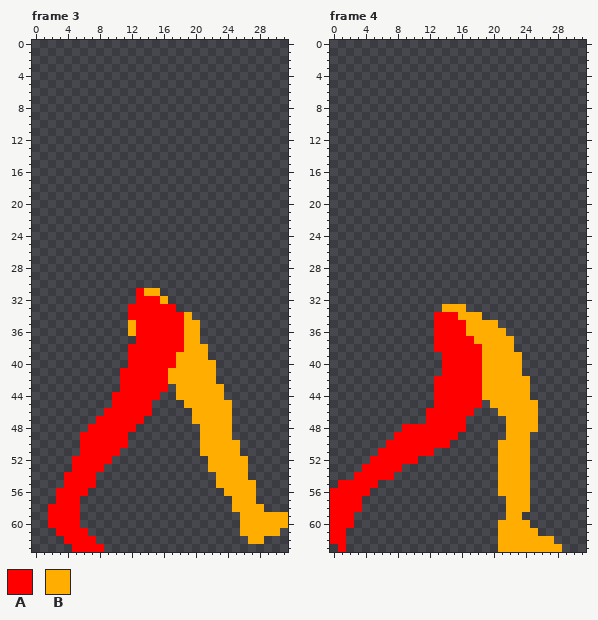
A pixel-art file gets an edit: Graphics/player/new-player-walk-animation.aseprite. That is the earlier state.
32x64 pixels, 9 frames. Shown: frame 3, frame 4. The commit also changed other frames, which this record leaves out.
Visible layers, top first: "right leg", "left leg".
Palette (. is transparent): A #ff0000  B #ffad00
Pixels before, frame 3, first column x 2:
31 ...........ABB................
32 ...........AAAB...............
33 ..........AAAAAA..............
34 ..........AAAAAAAB............
35 ..........BAAAAAABB...........
36 ..........BAAAAAABB...........
37 ...........AAAAAABB...........
38 ..........AAAAAAABBB..........
39 ..........AAAAAABBBB..........
40 ..........AAAAAABBBBB.........
41 .........AAAAAABBBBBB.........
42 .........AAAAAABBBBBB.........
43 .........AAAAAA.BBBBBB........
44 ........AAAAAA..BBBBBB........
45 ........AAAAA....BBBBBB.......
46 .......AAAAAA.....BBBBB.......
47 ......AAAAAA......BBBBB.......
48 .....AAAAAA........BBBB.......
49 ....AAAAAA.........BBBB.......
50 ....AAAAAA.........BBBBB......
51 ....AAAAA..........BBBBB......
52 ...AAAAA............BBBBB.....
53 ...AAAA.............BBBBB.....
54 ..AAAA...............BBBB.....
55 ..AAAA...............BBBBB....
56 .AAAA.................BBBB....
57 .AAA...................BBB....
58 AAAA...................BBBB...
59 AAAA....................BBBBBB
60 AAAA....................BBBBBB
61 .AAAA...................BBBBB.
62 ..AAAA...................BB...
63 ...AAAA.......................
Pixels before, frame 4, first column x 0:
33 ..............BBB............
34 .............AAABBB..........
35 .............AAAABBBB........
36 .............AAAABBBBB.......
37 .............AAAAABBBBB......
38 .............AAAAAABBBB......
39 ..............AAAAABBBBB.....
40 ..............AAAAABBBBB.....
41 ..............AAAAABBBBB.....
42 .............AAAAAABBBBBB....
43 .............AAAAAABBBBBB....
44 .............AAAAAABBBBBB....
45 .............AAAAAA.BBBBBB...
46 ............AAAAAA...BBBBB...
47 ............AAAAA.....BBBB...
48 .........AAAAAAAA.....BBBB...
49 ........AAAAAAAA......BBB....
50 .......AAAAAAAA......BBBB....
51 ......AAAAAAA........BBBB....
52 .....AAAAAA..........BBBB....
53 ....AAAAA............BBBB....
54 ...AAAAA.............BBBB....
55 .AAAAA...............BBBB....
56 AAAAA................BBBB....
57 AAAA..................BBB....
58 AAAA..................BBB....
59 AAA...................BB.....
60 AAA..................BBBB....
61 AA...................BBBBB...
62 AA...................BBBBBBB.
63 .A...................BBBBBBBB
The same view after the edit:
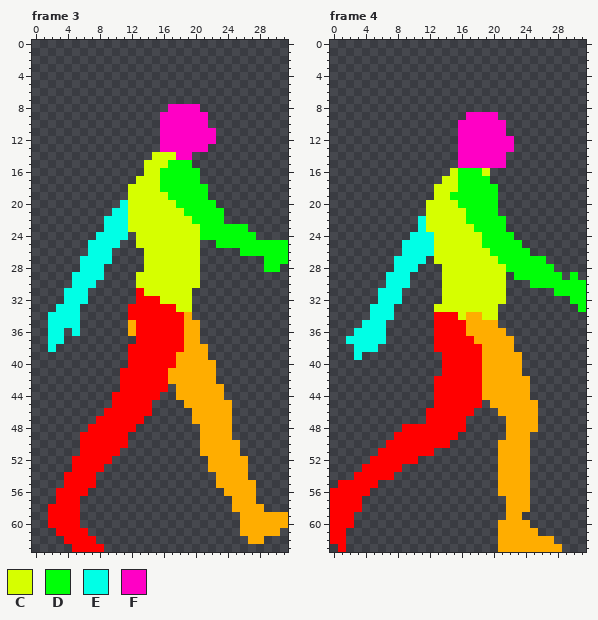
Colours new in this view: C #d6ff00  D #00ff08  E #00ffe6  F #ff00c5
Difference:
layer "left arm" now shown
layer "head" now shown
layer "torso" now shown
layer "right arm" now shown
Changed rows in their new state; - is an unchanged pixel.
Frame 3:
first column x 2:
 8 ---------------FFFF-----------
 9 --------------FFFFFF----------
10 --------------FFFFFF----------
11 --------------FFFFFFF---------
12 --------------FFFFFFF---------
13 --------------FFFFFF----------
14 -------------CCCFF------------
15 ------------CCCDDD------------
16 ------------CCDDDDD-----------
17 -----------CCCDDDDD-----------
18 ----------CCCCDDDDDD----------
19 ----------CCCCCDDDDD----------
20 ---------ECCCCCCDDDDD---------
21 --------EECCCCCCCDDDDD--------
22 -------EEECCCCCCCCDDDD--------
23 -------EEECCCCCCCCCDDDDDD-----
24 ------EEEE-CCCCCCCCDDDDDDD----
25 -----EEEE--CCCCCCCC--DDDDDDDDD
26 -----EEE----CCCCCCC-----DDDDDD
27 ----EEEE----CCCCCCC--------DDD
28 ----EEE-----CCCCCCC--------DD-
29 ---EEEE----CCCCCCCC-----------
30 ---EEE-----CCCCCCCC-----------
31 --EEE-------CCCCCC------------
32 --EEE---------CCCC------------
33 -EEE------------CC------------
34 EEEE--------------------------
35 EEEE--------------------------
36 EE-E--------------------------
37 EE----------------------------
38 E-----------------------------
Frame 4:
first column x 2:
 9 ---------------FFFF-----------
10 --------------FFFFFF----------
11 --------------FFFFFF----------
12 --------------FFFFFFF---------
13 --------------FFFFFFF---------
14 --------------FFFFFF----------
15 --------------FFFFFF----------
16 -------------CDDDC------------
17 ------------CCDDDD------------
18 -----------CCCDDDDD-----------
19 -----------CCDDDDDD-----------
20 ----------CCCCDDDDD-----------
21 ----------CCCCCDDDD-----------
22 ---------ECCCCCDDDDD----------
23 ---------ECCCCCCDDDD----------
24 --------EEECCCCCCDDDD---------
25 -------EEEECCCCCCDDDDD--------
26 -------EEEECCCCCCCDDDDD-------
27 ------EEEE-CCCCCCCCDDDDDD-----
28 ------EEE---CCCCCCCCDDDDDD----
29 -----EEE----CCCCCCCC-DDDDDD-D-
30 -----EEE----CCCCCCCC---DDDDDDD
31 ----EEE-----CCCCCCCC------DDDD
32 ----EEE-----CCCCCCCC--------DD
33 ---EEE-----CCCCCCCC----------D
34 ---EEE--------C--CC-----------
35 --EEE-------------------------
36 -EEEE-------------------------
37 EEEEE-------------------------
38 -EEE--------------------------
39 -E----------------------------
